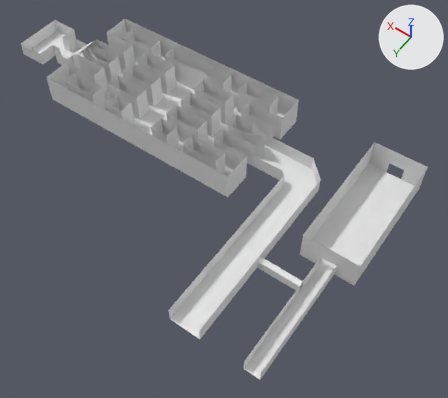
Before and after pictures for a commit that changed the Blender file Assets/Level/level.blend.
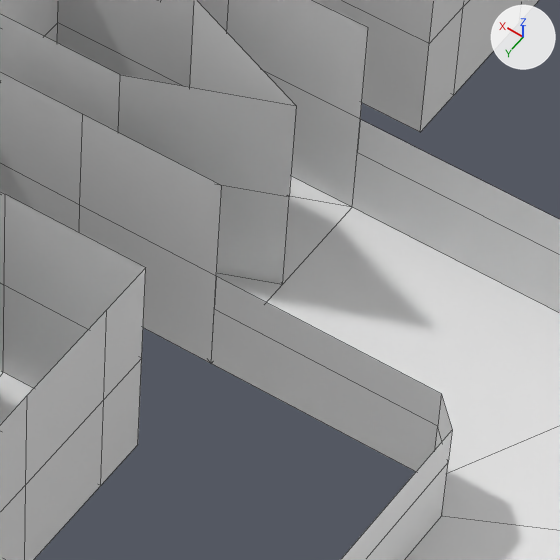
The first picture shows the older version from a 50 mm camera at (-129.0, 93.2, 119.9) aimed at (-72.9, 14.7, -3.6). The close-ups show the older and then the newer version on the part from 51% to 66% of the width and 31% to 48% of the height of that picture. Only the edits that show in the close-ups are written down. Lighting does not change. The marker at upper right points along +X, +Y and +Z. The close-ups show mesh edges as thin lines.
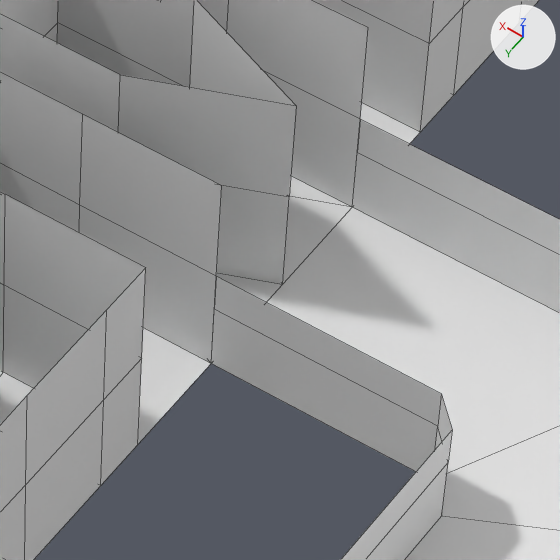
Where the change shows, as pixel boxes [x1, y1, x2, y2] in the close-ups (560 x 560 px):
'Unwalkable Floor', added
    after: [138, 103, 420, 444]

The change, as a list of edits to the scene's bpy script:
```text
Add me_plane_004:
    me_plane_004.from_pydata(...)  # 112 vertices, 19 faces; spans x -75.0..-15.0, y -14.0..14.0, z 0.0
Add ob_unwalkable_floor:
    ob_unwalkable_floor = bpy.data.objects.new('Unwalkable Floor', me_plane_004)
    ob_unwalkable_floor.location = (0.0, 0.0, 0.0)
```
